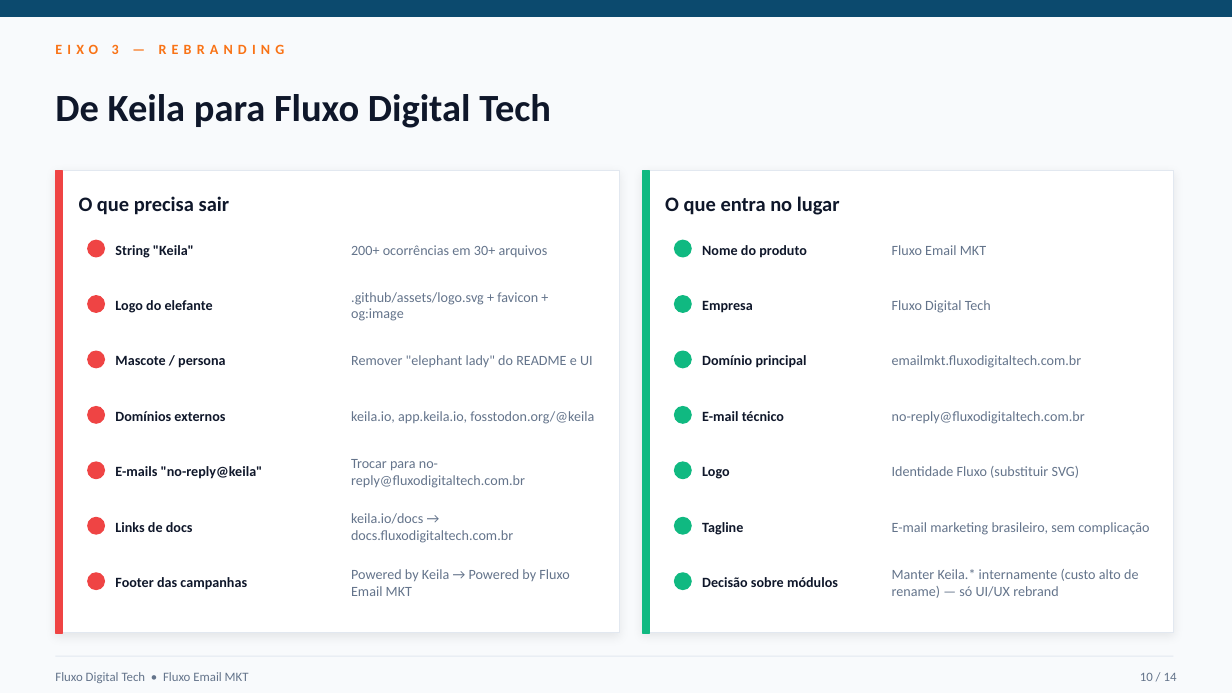
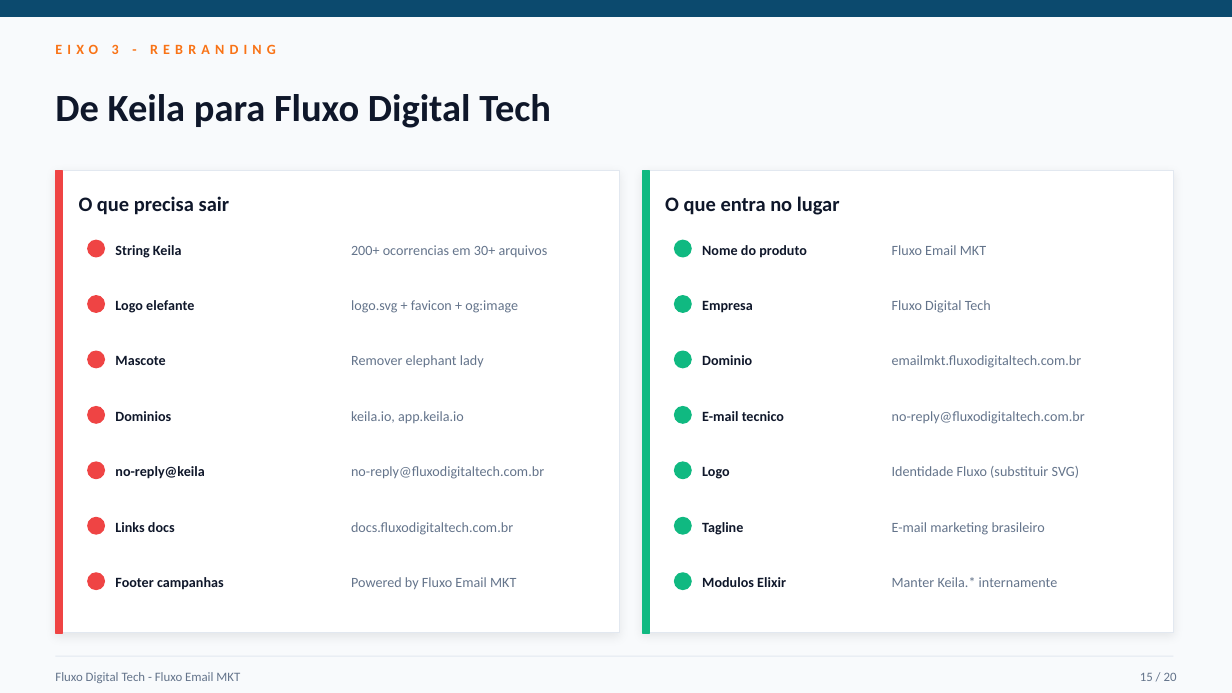
Before and after one commit to cleitonSam/email, a slide deck: slide 15 of fluxo-cadencia-automatica.pptx (slide 10 before the commit). Drawn at 1232x693 pixels with LibreOffice and Linux fonts; fonts in the diff are those of the drawing. Boxes give left, top, right and bottom in pixels: in the first picture for what was removed or moved away, otherwise in the second. Text is boxed around its words. In the diff, an @@ line names an element or a change of style, - is before the commit and + after.

Commit message:
docs: deck v2 - 20 slides com aniversario, abas, contatos e anti-spam

```diff
--- a/fluxo-cadencia-automatica.pptx
+++ b/fluxo-cadencia-automatica.pptx
@@ text at <box>55,44,276,54</box>: text changed @@
-EIXO 3 — REBRANDING
+EIXO 3 - REBRANDING
@@ text at <box>115,245,182,258</box>: text changed @@
-String "Keila"
+String Keila
@@ text at <box>351,245,548,257</box>: text changed @@
-200+ ocorrências em 30+ arquivos
+200+ ocorrencias em 30+ arquivos
@@ text at <box>115,300,194,313</box>: text changed @@
-Logo do elefante
+Logo elefante
@@ text at <box>351,300,518,313</box>: text changed @@
-.github/assets/logo.svg + favicon + og:image
+logo.svg + favicon + og:image
@@ text at <box>115,356,165,365</box>: text changed @@
-Mascote / persona
+Mascote
@@ text at <box>351,355,484,367</box>: text changed @@
-Remover "elephant lady" do README e UI
+Remover elephant lady
@@ text at <box>702,355,752,365</box>: text changed @@
-Domínio principal
+Dominio
@@ text at <box>115,411,171,421</box>: text changed @@
-Domínios externos
+Dominios
@@ text at <box>351,411,464,423</box>: text changed @@
-keila.io, app.keila.io, fosstodon.org/@keila
+keila.io, app.keila.io
@@ text at <box>702,411,784,421</box>: text changed @@
-E-mail técnico
+E-mail tecnico
@@ text at <box>115,466,204,479</box>: text changed @@
-E-mails "no-reply@keila"
+no-reply@keila
@@ text at <box>351,466,544,479</box>: text changed @@
-Trocar para no-reply@fluxodigitaltech.com.br
+no-reply@fluxodigitaltech.com.br
@@ text at <box>115,522,175,532</box>: text changed @@
-Links de docs
+Links docs
@@ text at <box>351,522,513,535</box>: text changed @@
-keila.io/docs → docs.fluxodigitaltech.com.br
+docs.fluxodigitaltech.com.br
@@ text at <box>892,522,1045,535</box>: text changed @@
-E-mail marketing brasileiro, sem complicação
+E-mail marketing brasileiro
@@ text at <box>115,577,224,590</box>: text changed @@
-Footer das campanhas
+Footer campanhas
@@ text at <box>351,577,516,589</box>: text changed @@
-Powered by Keila → Powered by Fluxo Email MKT
+Powered by Fluxo Email MKT
@@ text at <box>702,577,786,587</box>: text changed @@
-Decisão sobre módulos
+Modulos Elixir
@@ text at <box>892,577,1058,587</box>: text changed @@
-Manter Keila.* internamente (custo alto de rename) — só UI/UX rebrand
+Manter Keila.* internamente
@@ text at <box>55,672,240,683</box>: text changed @@
-Fluxo Digital Tech • Fluxo Email MKT
+Fluxo Digital Tech - Fluxo Email MKT
@@ text at <box>1140,673,1177,681</box>: text changed @@
-10 / 14
+15 / 20
```
Also in this commit, not shown: 8 other slides changed, 11 slides added, 5 slides removed.
